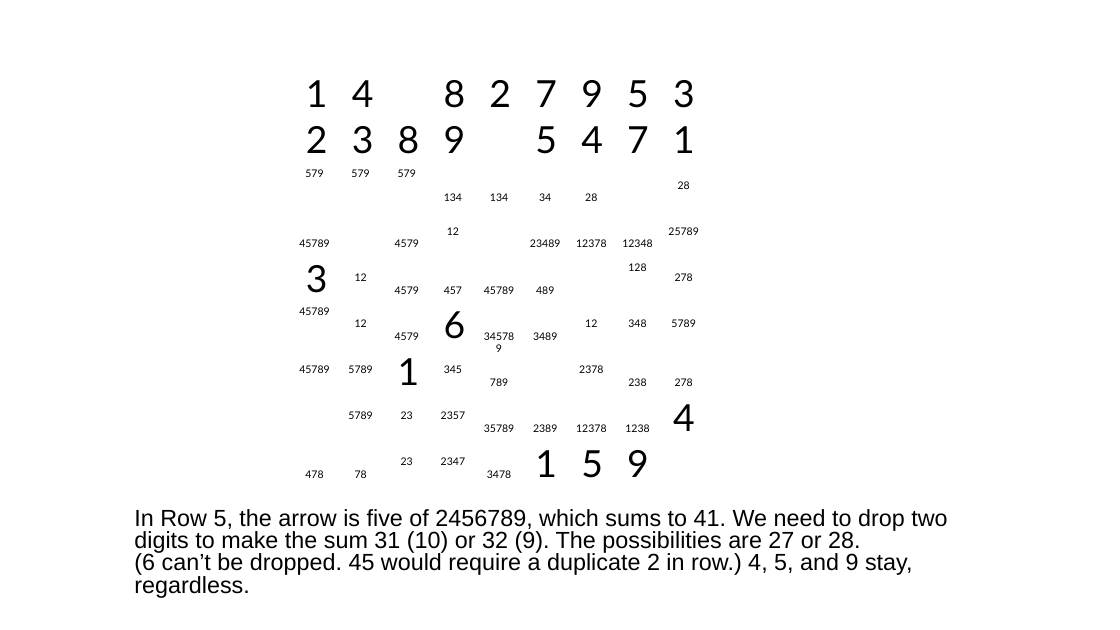
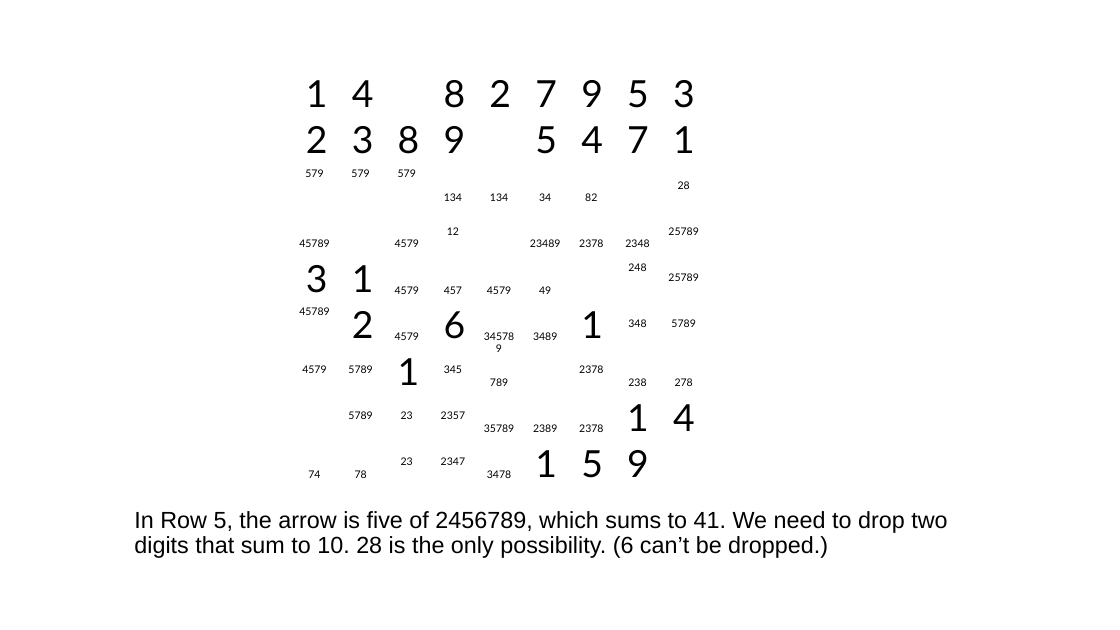
Before and after one commit to jhardis/WSJ_Number_Puzzles, a slide deck: slide 30 of 20260516_2.pptx (slide 27 before the commit). Drawn at 1120x630 pixels with LibreOffice and Linux fonts; fonts in the diff are those of the drawing; background and template pictures are left out. Boxes give left, top, right and bottom in pixels: in the first picture for what was removed or moved away, otherwise in the second. Text is boxed around its words. In the diff, an @@ line names an element or a change of style, - is before the commit and + after.

```diff
--- a/20260516_2.pptx
+++ b/20260516_2.pptx
@@ text at bbox=[585, 193, 597, 201]: text changed @@
-28
+82
@@ text at bbox=[579, 239, 603, 247]: text changed @@
-12378
+2378
@@ text at bbox=[625, 239, 649, 247]: text changed @@
-12348
+2348
@@ text added at bbox=[352, 265, 374, 292], 32 pt, text #000000 @@
+1
@@ text at bbox=[628, 263, 646, 271]: text changed @@
-128
+248
@@ text removed at bbox=[355, 273, 367, 281] @@
-12
@@ text at bbox=[487, 286, 511, 294]: text changed @@
-45789
+4579
@@ text at bbox=[539, 286, 551, 294]: text changed @@
-489
+49
@@ text at bbox=[668, 273, 698, 281]: text changed @@
-278
+25789
@@ text added at bbox=[352, 311, 374, 338], 32 pt, text #000000 @@
+2
@@ text removed at bbox=[355, 319, 367, 327] @@
-12
@@ text added at bbox=[581, 311, 603, 338], 32 pt, text #000000 @@
+1
@@ text removed at bbox=[585, 319, 597, 327] @@
-12
@@ text at bbox=[302, 365, 326, 373]: text changed @@
-45789
+4579
@@ text added at bbox=[627, 404, 649, 431], 32 pt, text #000000 @@
+1
@@ text at bbox=[579, 424, 603, 432]: text changed @@
-12378
+2378
@@ text removed at bbox=[625, 424, 649, 432] @@
-1238
@@ text at bbox=[308, 470, 320, 478]: text changed @@
-478
+74
@@ text at bbox=[134, 511, 947, 558]: text changed @@
-In Row 5, the arrow is five of 2456789, which sums to 41. We need to drop two digits to make the sum 31 (10) or 32 (9). The possibilities are 27 or 28.
-(6 can’t be dropped. 45 would require a duplicate 2 in row.) 4, 5, and 9 stay, regardless.
+In Row 5, the arrow is five of 2456789, which sums to 41. We need to drop two digits that sum to 10. 28 is the only possibility. (6 can’t be dropped.)
```
Also in this commit, not shown: 37 other slides changed, 5 slides removed.
